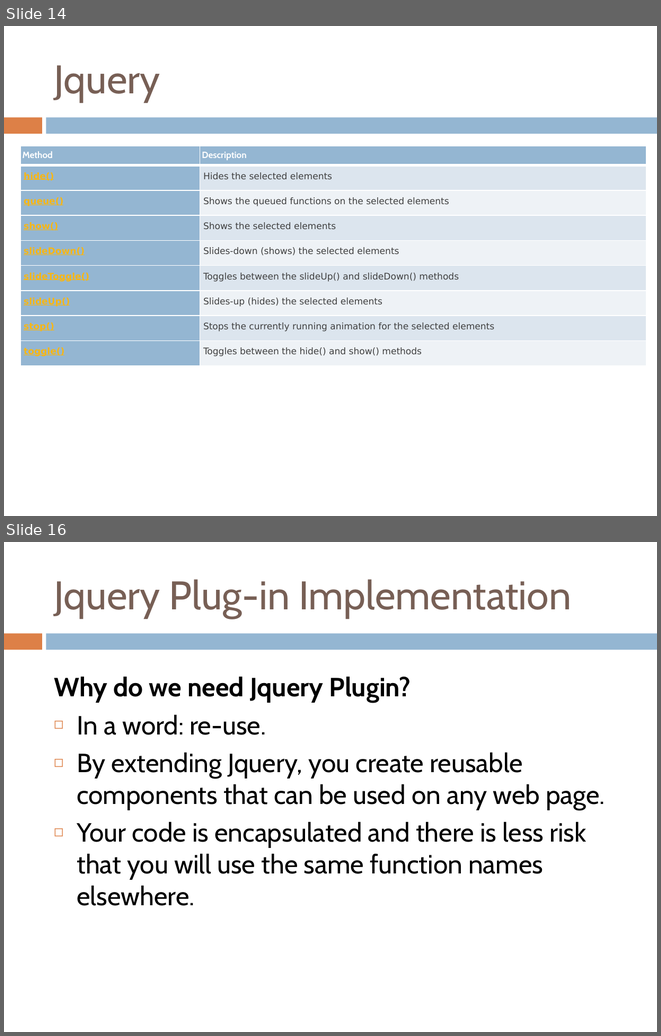
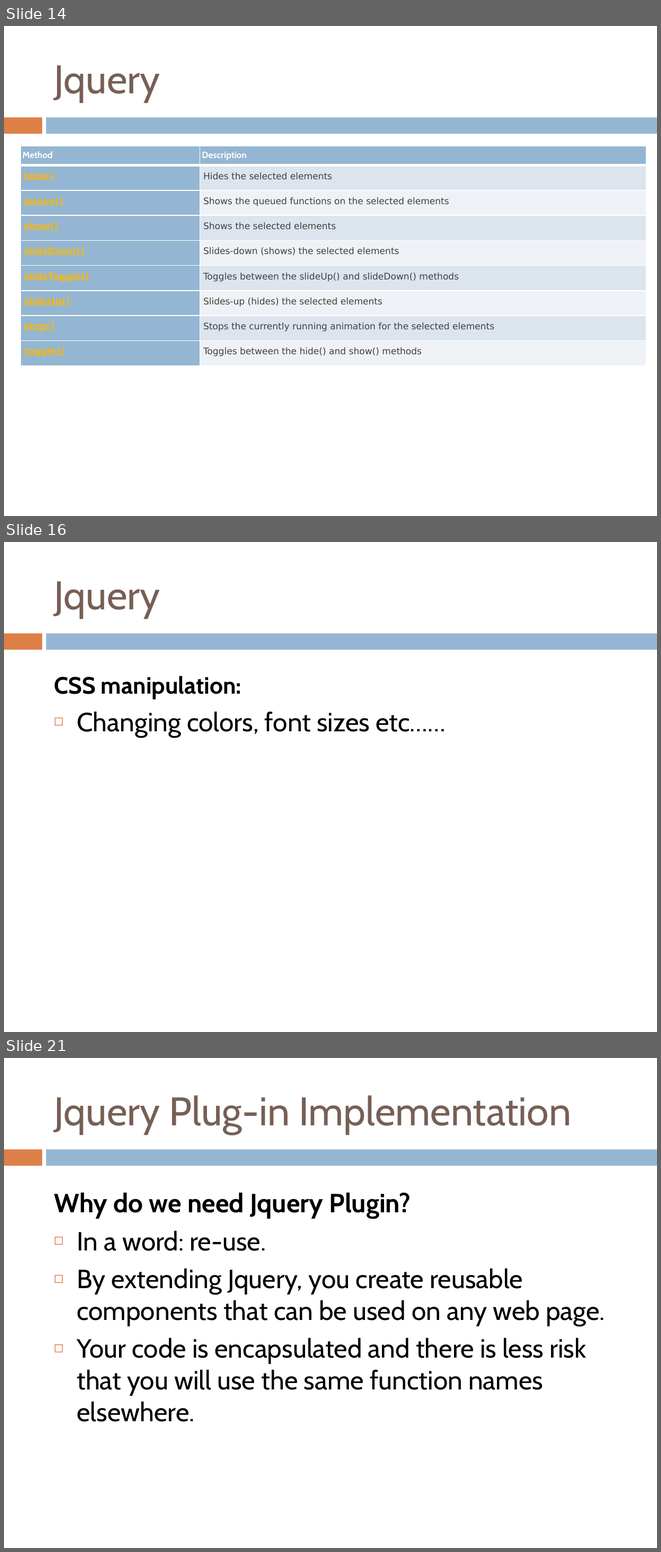
Before and after one commit to yedukondalurd/PPT, a slide deck: Advanced Javascript Day-2.pptx. Shown one above the other, each under a label of ours: slides 14 and 16 before the commit, slides 14, 16 and 21 after it; the slides between them are not shown. The pictures are 661x1036 and 661x1552 pixels, drawn with LibreOffice and Linux fonts; fonts in the diff are those of the drawing. Boxes give left, top, right and bottom in pixels: in the first picture for what was removed or moved away, otherwise in the second. Text is boxed around its words. In the diff, an @@ line names an element or a change of style, - is before the commit and + after.

```diff
--- a/Advanced Javascript Day-2.pptx
+++ b/Advanced Javascript Day-2.pptx
@@ slide 16 added at (4,542,657,1032), background #FFFFFF; not listed: 2 template elements that a slide beside it also shows @@
@@ title added at (54,581,160,618), 44 pt, text #775F55 @@
+Jquery
@@ text added at (54,676,445,737), 29 pt, text #000000 @@
+  CSS manipulation:
+◻ Changing colors, font sizes etc……
@@ what was slide 16 is now slide 21 @@
```
Also in this commit, not shown: 4 other slides added, 1 other file.
